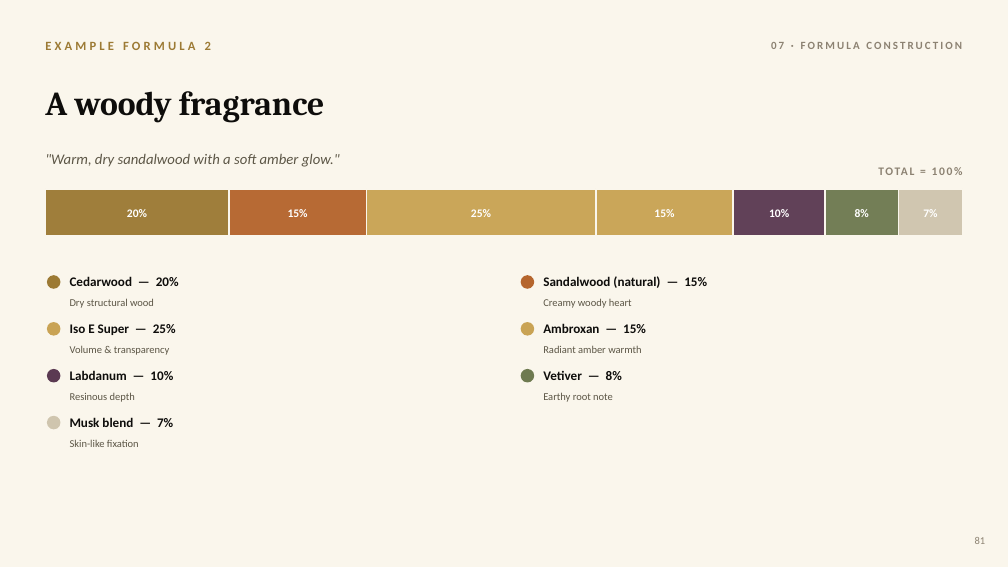
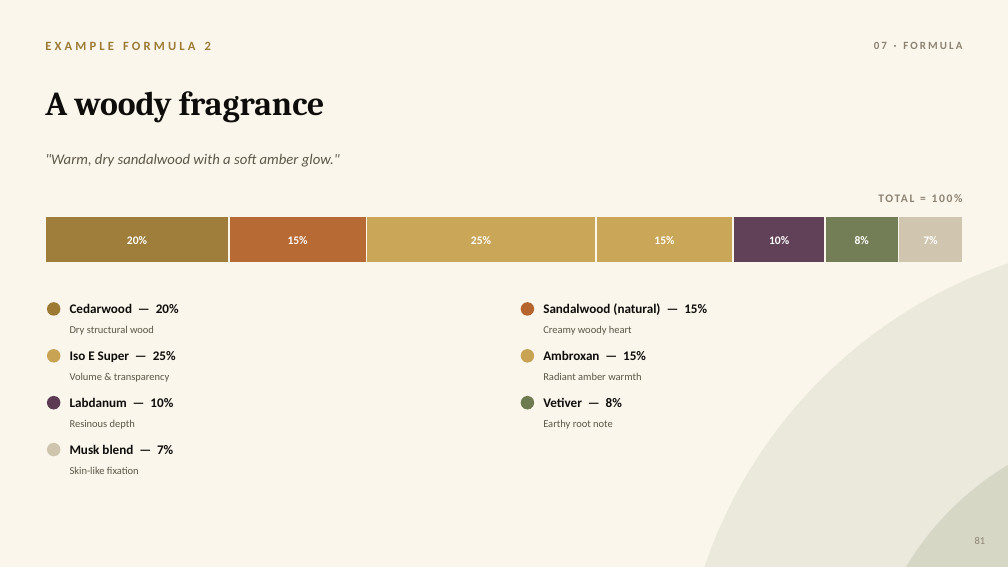
Before and after one commit to yevfumes/yev, a slide deck: slide 91 of course/YEVFUMES_Perfumery_Course.pptx. Drawn at 1008x567 pixels with LibreOffice and Linux fonts; fonts in the diff are those of the drawing. Boxes give left, top, right and bottom in pixels: in the first picture for what was removed or moved away, otherwise in the second. Text is boxed around its words. In the diff, an @@ line names an element or a change of style, - is before the commit and + after.

```diff
--- a/course/YEVFUMES_Perfumery_Course.pptx
+++ b/course/YEVFUMES_Perfumery_Course.pptx
@@ text at (x1=874, y1=42, x2=962, y2=49): text changed @@
-07 · FORMULA CONSTRUCTION
+07 · FORMULA
@@ 5 texts moved together from (x1=70, y1=157, x2=963, y2=335) to (x1=70, y1=185, x2=963, y2=362) @@
@@ ellipse added at (x1=679, y1=238, x2=1008, y2=567), fill #6E7A50 at 10% opacity @@
@@ 17 texts, 7 rectangles, 7 ellipses moved together from (x1=45, y1=189, x2=963, y2=447) to (x1=45, y1=216, x2=963, y2=474) @@
@@ ellipse added at (x1=863, y1=422, x2=1008, y2=567), fill #6E7A50 at 16% opacity @@
```
Also in this commit, not shown: 134 other slides changed.
